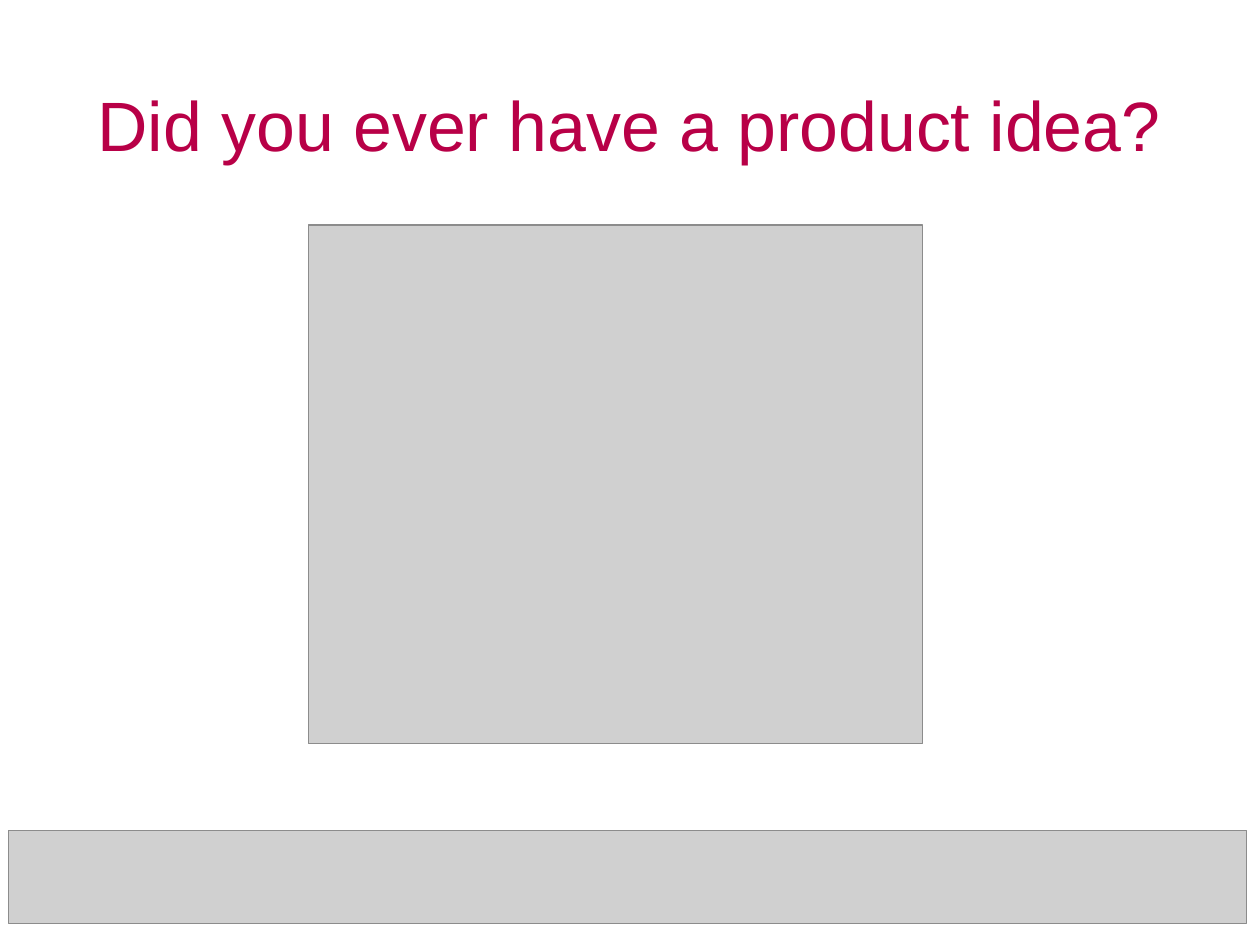
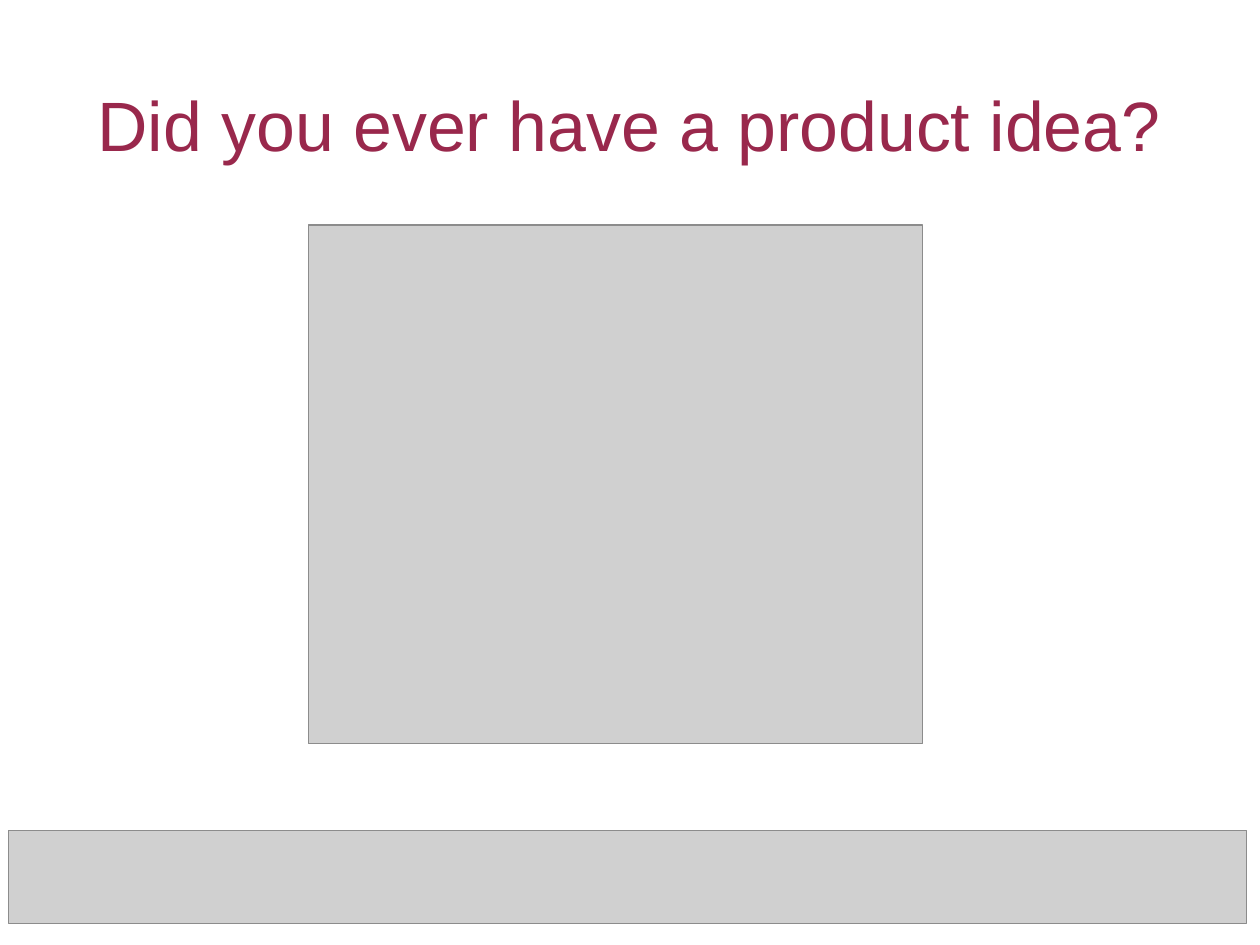
Before and after one commit to becevka/amigo, a slide deck: slide 2 of amigo.ppt. Drawn at 1260x945 pixels with LibreOffice and Linux fonts; fonts in the diff are those of the drawing; grey boxes stand for pictures. Boxes give left, top, right and bottom in pixels: in the first picture for what was removed or moved away, otherwise in the second. Text is boxed around its words. In the diff, an @@ line names an element or a change of style, - is before the commit and + after.

```diff
--- a/amigo.ppt
+++ b/amigo.ppt
@@ title "Did you ever have a ..." at [97, 100, 1161, 164]: text colour #B80047 to #99284C @@
```
Also in this commit, not shown: 16 other slides changed, 18 slides added, 2 other files.
